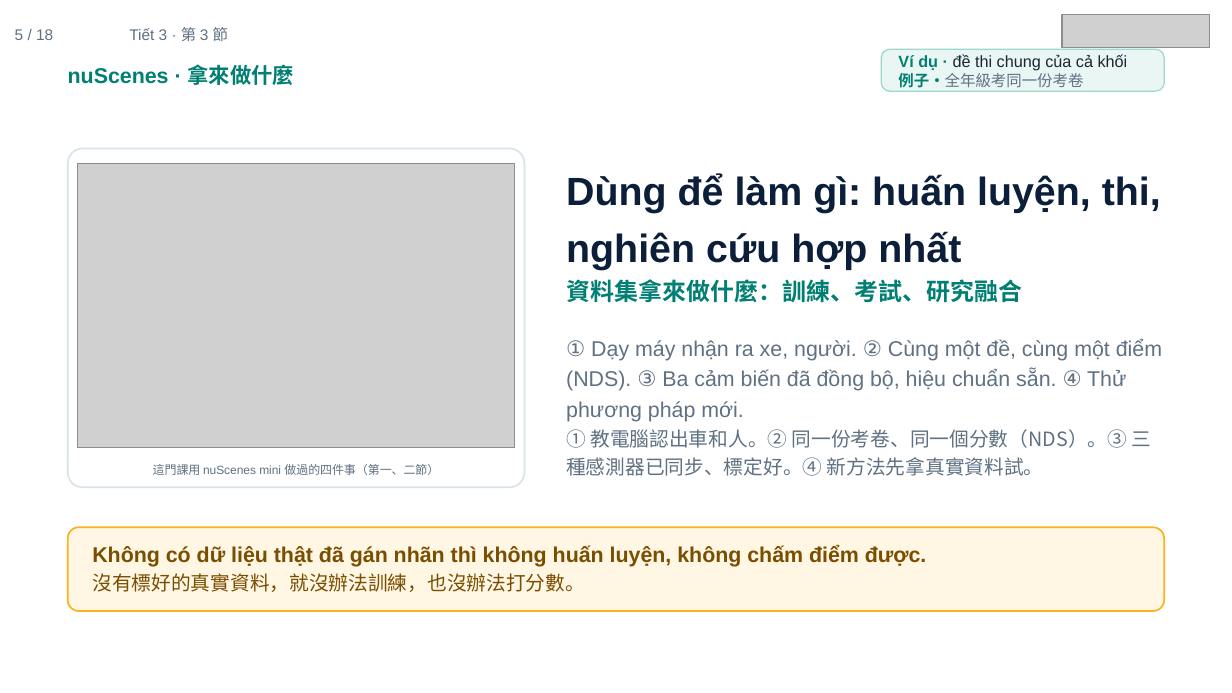
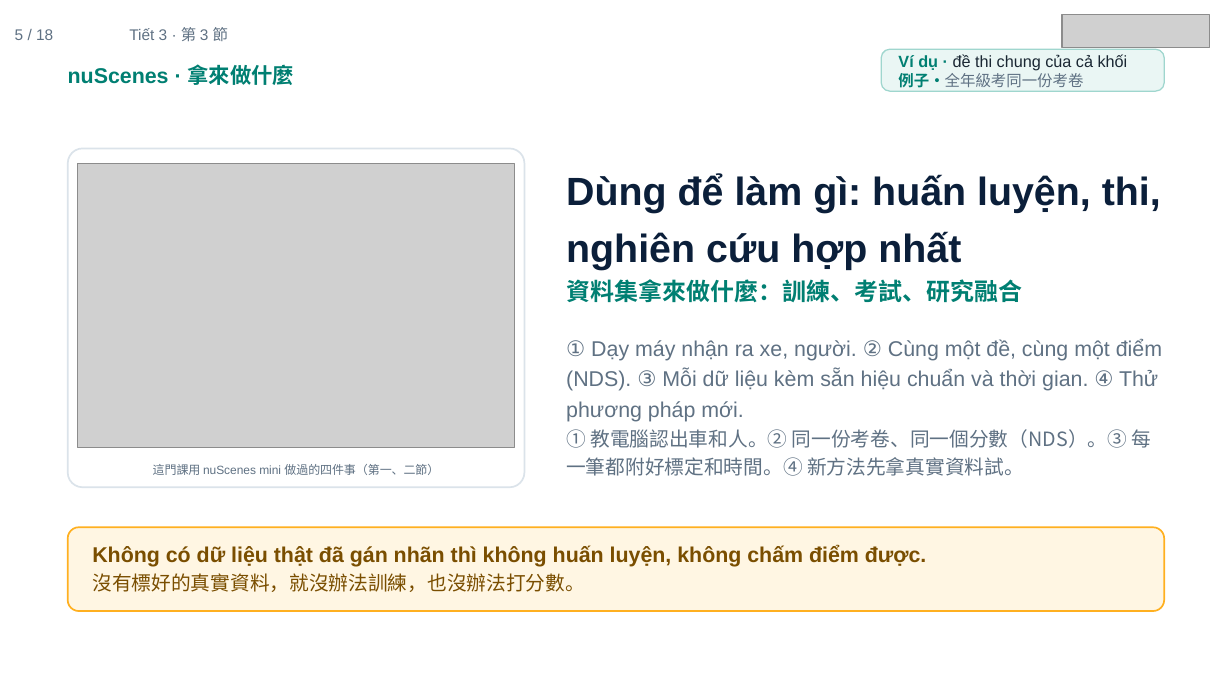
Before and after one commit to ch-neural/MITUST-Principles-of-Self-Driving-Cars, a slide deck: slide 5 of 第七週(10-22)/第七週_第3節_簡報.pptx. Drawn at 1232x693 pixels with LibreOffice and Linux fonts; fonts in the diff are those of the drawing; grey boxes stand for pictures. Boxes give left, top, right and bottom in pixels: in the first picture for what was removed or moved away, otherwise in the second. Text is boxed around its words. In the diff, an @@ line names an element or a change of style, - is before the commit and + after.

```diff
--- a/第七週(10-22)/第七週_第3節_簡報.pptx
+++ b/第七週(10-22)/第七週_第3節_簡報.pptx
@@ text at bbox=[566, 339, 1162, 476]: text changed @@
-① Dạy máy nhận ra xe, người. ② Cùng một đề, cùng một điểm (NDS). ③ Ba cảm biến đã đồng bộ, hiệu chuẩn sẵn. ④ Thử phương pháp mới.
-① 教電腦認出車和人。② 同一份考卷、同一個分數（NDS）。③ 三種感測器已同步、標定好。④ 新方法先拿真實資料試。
+① Dạy máy nhận ra xe, người. ② Cùng một đề, cùng một điểm (NDS). ③ Mỗi dữ liệu kèm sẵn hiệu chuẩn và thời gian. ④ Thử phương pháp mới.
+① 教電腦認出車和人。② 同一份考卷、同一個分數（NDS）。③ 每一筆都附好標定和時間。④ 新方法先拿真實資料試。
```
Also in this commit, not shown: 4 other files.
